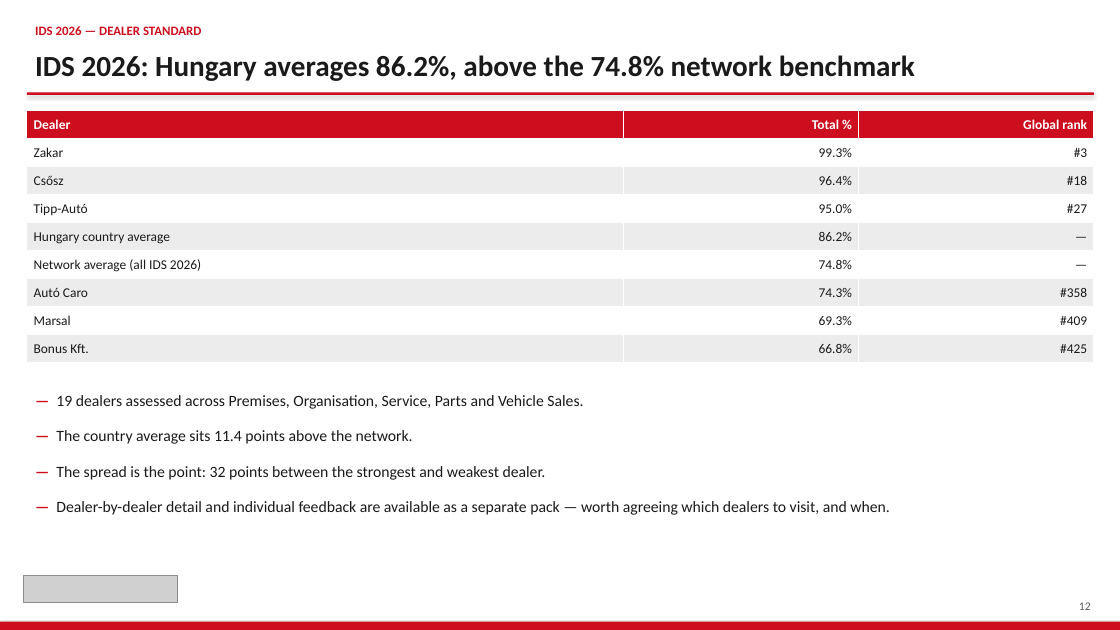
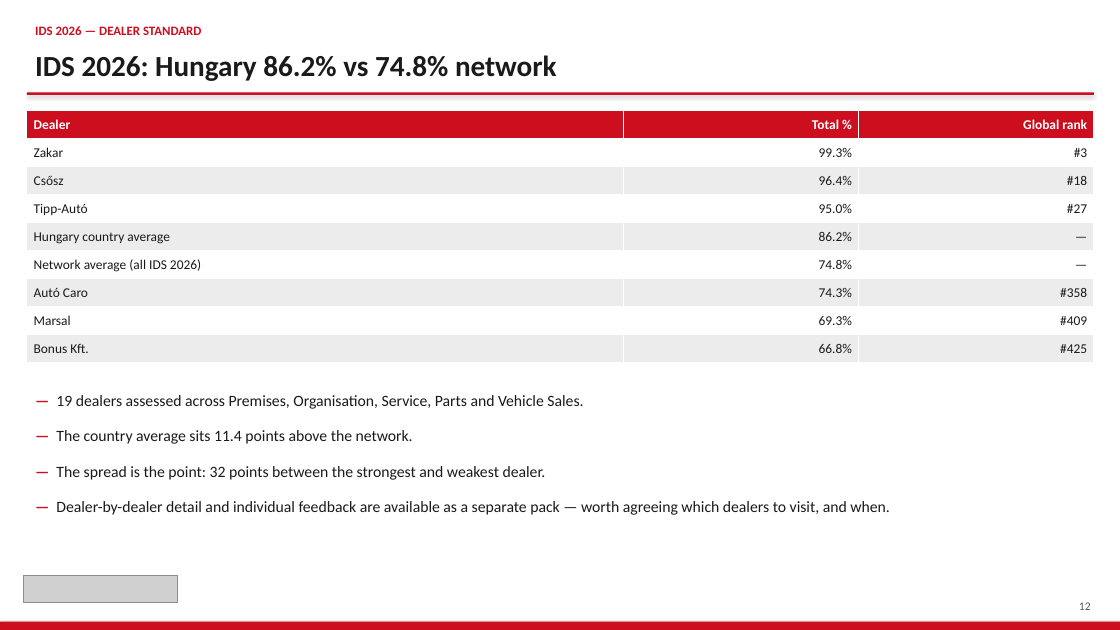
Before and after one commit to jeromio1987/ISZE, a slide deck: slide 12 of 09_meetings/HUNGARY_Sales_Review_2026/ISZE_HUNGARY_Sales_Review_FY2027.pptx. Drawn at 1120x630 pixels with LibreOffice and Linux fonts; fonts in the diff are those of the drawing; grey boxes stand for pictures. Boxes give left, top, right and bottom in pixels: in the first picture for what was removed or moved away, otherwise in the second. Text is boxed around its words. In the diff, an @@ line names an element or a change of style, - is before the commit and + after.

```diff
--- a/09_meetings/HUNGARY_Sales_Review_2026/ISZE_HUNGARY_Sales_Review_FY2027.pptx
+++ b/09_meetings/HUNGARY_Sales_Review_2026/ISZE_HUNGARY_Sales_Review_FY2027.pptx
@@ text at [35, 55, 557, 81]: text changed @@
-IDS 2026: Hungary averages 86.2%, above the 74.8% network benchmark
+IDS 2026: Hungary 86.2% vs 74.8% network
```
Also in this commit, not shown: 18 other slides changed, 2 slides added, 3 slides removed, 13 other files.
